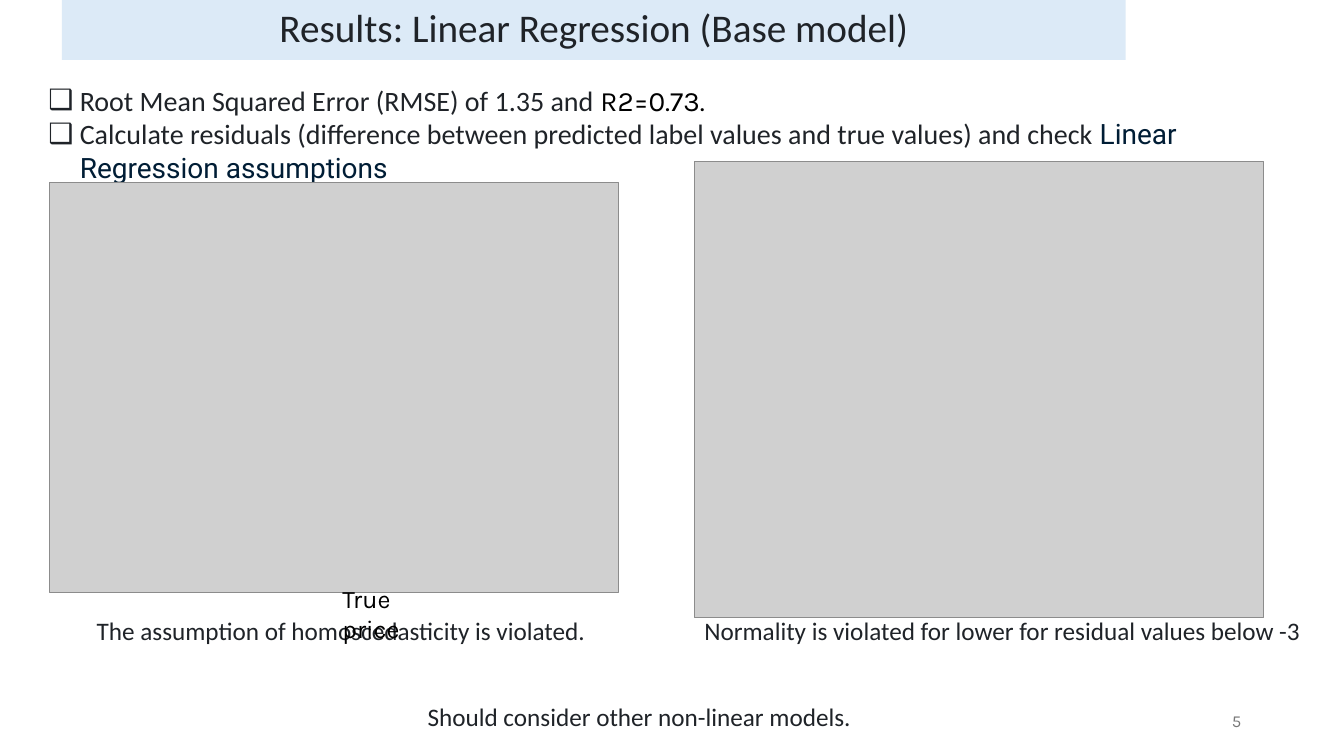
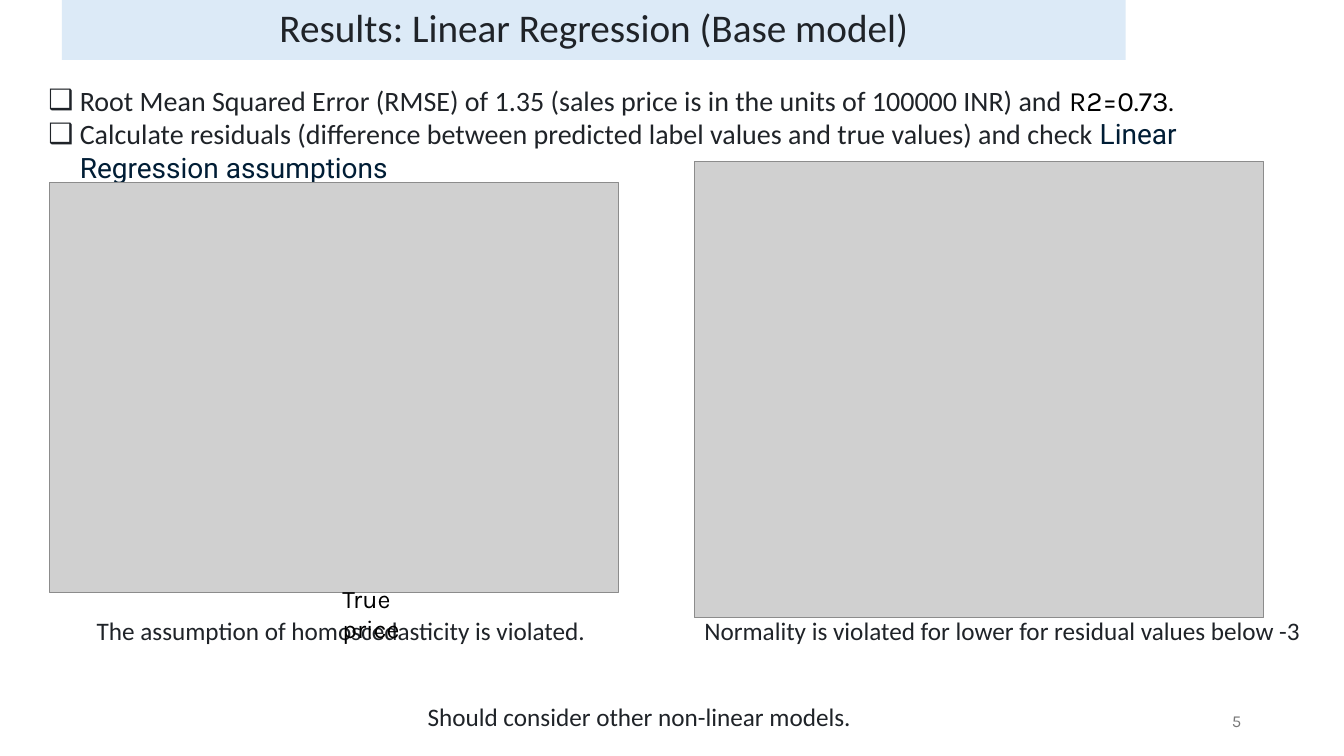
Before and after one commit to mariana-khach/Erdos_DSBootcamp_Fall2024_CarSalesPricePrediction, a slide deck: slide 5 of Report/Erdosfall2024_Car_sales_price_prediction_talk.pptx. Drawn at 1344x756 pixels with LibreOffice and Linux fonts; fonts in the diff are those of the drawing; grey boxes stand for pictures. Boxes give left, top, right and bottom in pixels: in the first picture for what was removed or moved away, otherwise in the second. Text is boxed around its words. In the diff, an @@ line names an element or a change of style, - is before the commit and + after.

```diff
--- a/Report/Erdosfall2024_Car_sales_price_prediction_talk.pptx
+++ b/Report/Erdosfall2024_Car_sales_price_prediction_talk.pptx
@@ text at [80,90,1173,116]: text changed @@
-❑ Root Mean Squared Error (RMSE) of 1.35 and R2=0.73.
+❑ Root Mean Squared Error (RMSE) of 1.35 (sales price is in the units of 100000 INR) and R2=0.73.
```
Also in this commit, not shown: 3 other slides changed, 4 other files.
